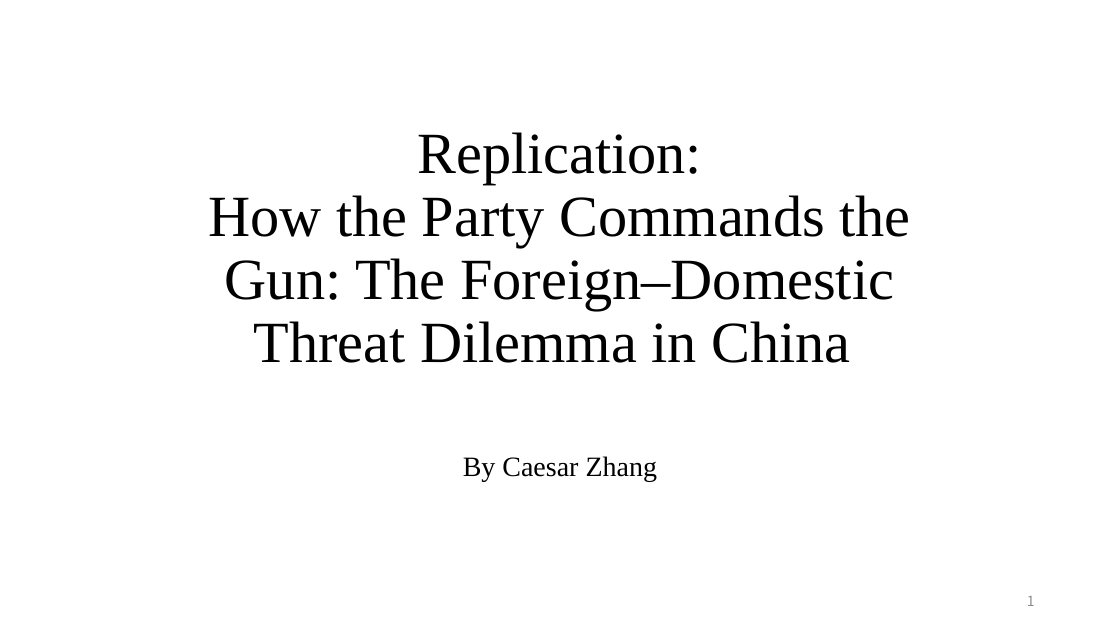
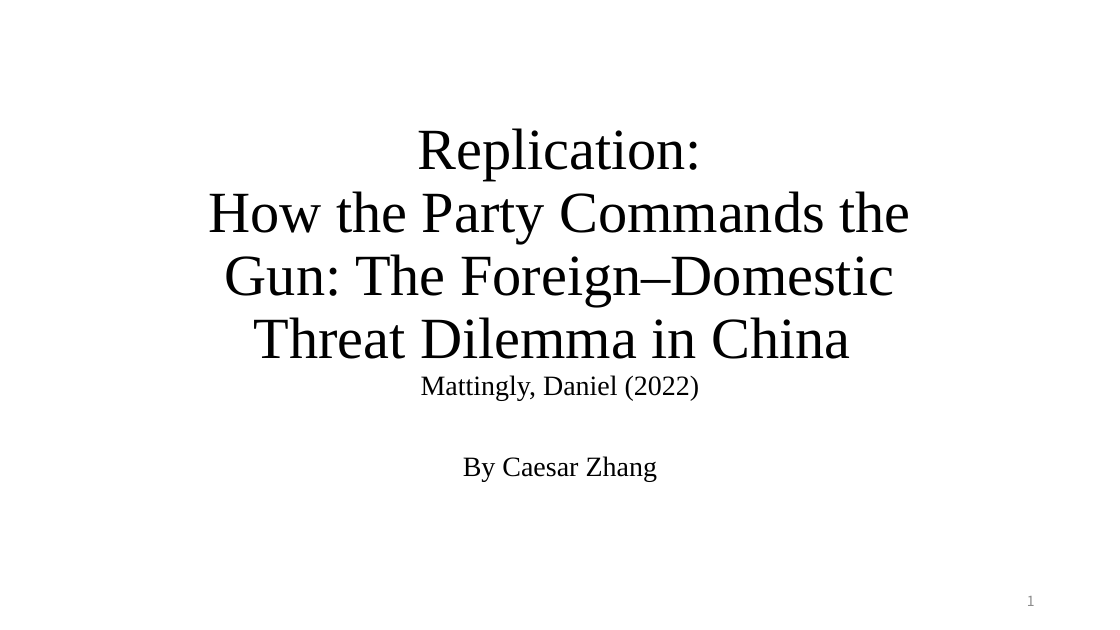
Before and after one commit to CaesarCoder/StatsII_Spring2023, a slide deck: slide 1 of Replication Project/Replication_Tianxin_Zhang_21352232.pptx. Drawn at 1120x630 pixels with LibreOffice and Linux fonts; fonts in the diff are those of the drawing. Boxes give left, top, right and bottom in pixels: in the first picture for what was removed or moved away, otherwise in the second. Text is boxed around its words. In the diff, an @@ line names an element or a change of style, - is before the commit and + after.

```diff
--- a/Replication Project/Replication_Tianxin_Zhang_21352232.pptx
+++ b/Replication Project/Replication_Tianxin_Zhang_21352232.pptx
@@ title at [208, 128, 911, 400]: text changed @@
-Replication:
-How the Party Commands the Gun: The Foreign–Domestic Threat Dilemma in China
+Replication:
+How the Party Commands the Gun: The Foreign–Domestic Threat Dilemma in China
+Mattingly, Daniel (2022)
```
Also in this commit, not shown: 5 other slides changed, 3 slides added, 7 other files.
